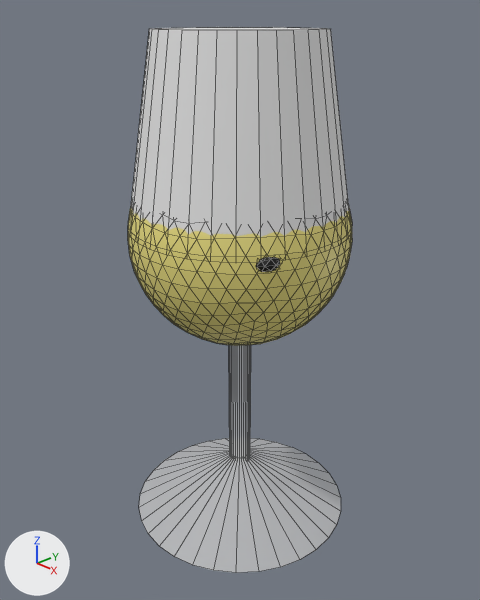
Renders of the Blender file assets/raw-models/drink/drink.blend from each side of a commit.
Before and after are seen from a camera (50 mm lens) standing at (1.17, -1.102, 1.33) and looking at (0.003, -0.003, 0.647). The lights are fixed; the arrows at lower left show +X, +Y and +Z. Mesh edges are drawn as thin lines.
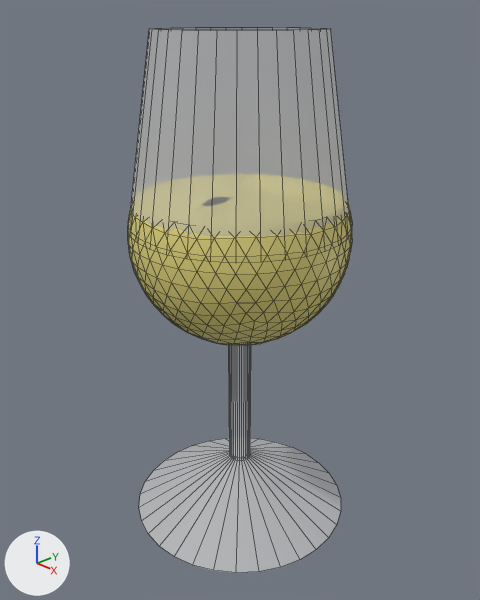
The change, as a diff of the scene's bpy script:
```diff
--- a/assets/raw-models/drink/drink.blend.py
+++ b/assets/raw-models/drink/drink.blend.py
@@ mat_material_004 @@
+mat_material_004 = principled_material('Material.004')
+mat_material_004.base_color = (0.8, 0.8, 0.8)  # white #e7e7e7
+mat_material_004.alpha = 0.33
@@ me_cylinder_001 @@
 # used by ob_cylinder_001; parent = ob_empty; location = (0.0, 0.0, 3.58); scale = (0.92, 0.92, 0.76)
-me_cylinder_001.from_pydata(...)  # 64 vertices, 34 faces; spans x -1.0..1.0, y -1.0..1.0, z -1.0..1.0
+me_cylinder_001.from_pydata(...)  # 64 vertices, 33 faces; spans x -1.0..1.0, y -1.0..1.0, z -1.0..1.0
+# me_cylinder_001 part 1
+# 1 face is deleted
+me_cylinder_001.materials.append(mat_material_004)  # white #e7e7e7
@@ me_icosphere_001 @@
 me_icosphere_001.from_pydata(...)  # 642 vertices, 1280 faces; spans x -0.93..0.93, y -0.93..0.93, z -0.93..0.93
 # used by ob_icosphere; parent = ob_empty; location = (0.0, 0.0, 2.74)
+# me_icosphere_001 part 2: all 221 vertices in x -0.85..0.87, y -0.86..0.86, z 0.33..0.93 are scaled about their middle by (1, 1, 0.134), then moved by (0.0, 0.0, -0.27)
 me_icosphere_001.materials.append(mat_material_001)
```

Where the change shows, as pixel boxes (x1, y1, x2, y2) in the pictures (480 x 600 px; the box of a moved part takes in the faces that stretch with it):
part 1 of me_cylinder_001, deleted: before (152, 27, 328, 30)
part 2 of me_icosphere_001, moved or reshaped: (130, 208, 350, 239) in both
